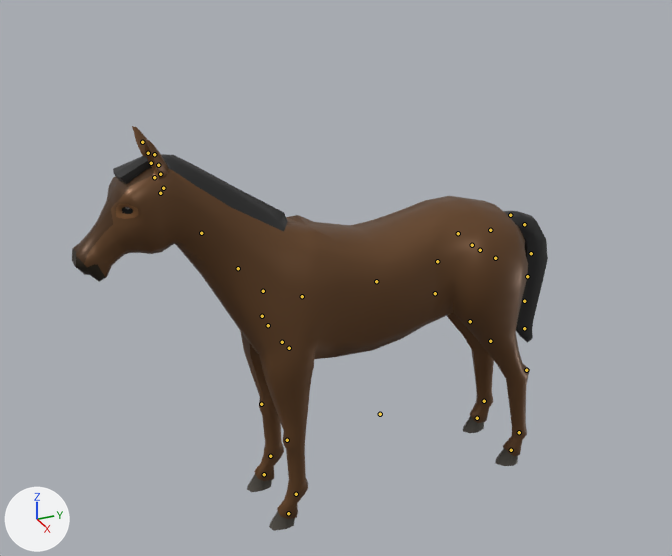
A saved change to the glTF model assets/models/fauna/quaternius/horse.glb.
Camera for both pictures: a 50 mm camera at (8.77, -4.56, 7.27) aimed at (-0.19, -0.52, 2.8). Arrows for +X, +Y and +Z are at lower left; the lights stay in place. The older version comes first. The bones that change, and the others that lie on the model, are drawn over the model as lines.

Objects in the first picture: 'Horse'.
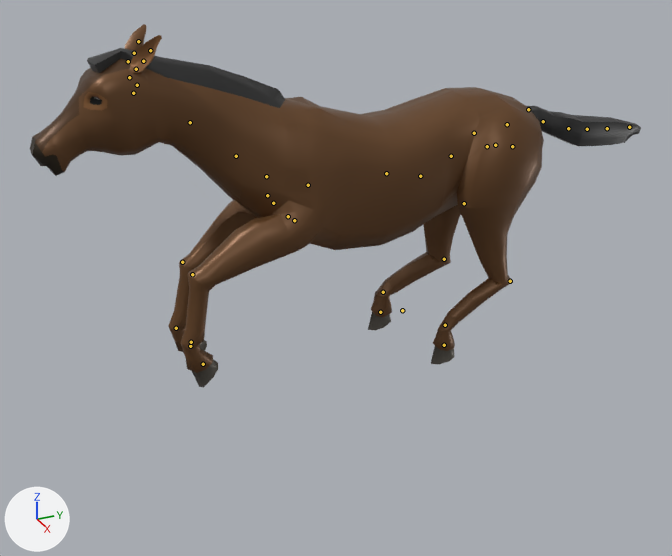
The newer file adds an action. The first version stands in its rest pose; the second is drawn at frame 18 of the action 'Gallop_Jump'.

Pixel boxes (x1, y1, x2, y2) of what changed, in the pictures (672 x 556 px):
'Horse', posed (28% wider, 10% shorter)
    before: (72, 126, 548, 531)
    after: (30, 24, 641, 388)
bone 'Body', root to tip
    before: (380, 414) to (380, 412)
    after: (402, 310) to (402, 308)
bone 'Back', root to tip
    before: (490, 230) to (490, 230)
    after: (507, 124) to (506, 125)
bone 'Neck1', root to tip
    before: (263, 291) to (262, 291)
    after: (266, 176) to (266, 176)
bone 'Neck3', root to tip
    before: (201, 233) to (201, 232)
    after: (190, 122) to (189, 122)
bone 'Head', root to tip
    before: (160, 193) to (160, 193)
    after: (133, 93) to (133, 93)
bone 'Ear2.L', root to tip
    before: (160, 174) to (160, 173)
    after: (136, 69) to (136, 68)
bone 'Ear2.R', root to tip
    before: (151, 163) to (150, 162)
    after: (128, 61) to (128, 61)
bone 'FrontShoulder.L', root to tip
    before: (282, 342) to (282, 342)
    after: (288, 216) to (288, 216)
bone 'FrontUpperLeg.L', root to tip
    before: (289, 348) to (289, 349)
    after: (294, 220) to (293, 221)
bone 'FrontLowerLeg.L', root to tip
    before: (287, 440) to (287, 441)
    after: (192, 274) to (192, 276)
bone 'FrontShoulder.R', root to tip
    before: (268, 325) to (268, 325)
    after: (273, 203) to (273, 203)
bone 'FrontUpperLeg.R', root to tip
    before: (262, 316) to (262, 317)
    after: (267, 195) to (267, 196)
bone 'FrontLowerLeg.R', root to tip
    before: (261, 404) to (261, 405)
    after: (182, 262) to (182, 263)
bone 'BackShoulder.L', root to tip
    before: (480, 250) to (480, 250)
    after: (495, 145) to (496, 145)
bone 'BackLeg.L', root to tip
    before: (495, 258) to (495, 258)
    after: (512, 146) to (512, 147)
bone 'BackUpperLeg.L', root to tip
    before: (470, 321) to (470, 322)
    after: (464, 203) to (464, 204)
bone 'BackLowerLeg.L', root to tip
    before: (526, 370) to (526, 370)
    after: (510, 281) to (509, 281)
bone 'BackShoulder.R', root to tip
    before: (472, 245) to (471, 244)
    after: (487, 146) to (487, 146)
bone 'BackLeg.R', root to tip
    before: (458, 233) to (458, 234)
    after: (474, 133) to (473, 133)
bone 'BackUpperLeg.R', root to tip
    before: (435, 293) to (435, 294)
    after: (420, 176) to (421, 177)
bone 'BackLowerLeg.R', root to tip
    before: (490, 341) to (490, 342)
    after: (444, 259) to (443, 259)
bone 'Tail3', root to tip
    before: (524, 224) to (524, 225)
    after: (543, 121) to (543, 121)
bone 'Tail4', root to tip
    before: (531, 253) to (531, 253)
    after: (568, 128) to (569, 128)
bone 'Tail6', root to tip
    before: (524, 301) to (524, 301)
    after: (607, 128) to (607, 128)
bone 'Tail7', root to tip
    before: (524, 328) to (524, 329)
    after: (629, 127) to (629, 127)
bone 'IKBackLeg.L', root to tip
    before: (519, 432) to (518, 433)
    after: (445, 325) to (445, 326)
bone 'IKFrontLeg.L', root to tip
    before: (296, 494) to (295, 495)
    after: (190, 346) to (191, 347)
bone 'IKBackLeg.R', root to tip
    before: (484, 401) to (483, 402)
    after: (383, 292) to (383, 293)
bone 'IKFrontLeg.R', root to tip
    before: (270, 456) to (270, 457)
    after: (176, 328) to (176, 329)

The change in detail:
Bone 'Body' (bone_body) moves from (0.0, 0.0, 0.0) to (0.0, 0.0139, -0.0027).
Bone 'Body' (bone_body) turns from (0, 0, 0) to (0, -1, 0) degrees about its own x, y and z.
Bone 'Back' (bone_back) moves from (0.0, 0.0, 0.0) to (0.0, 0.0019, 0.0002).
Bone 'Neck1' (bone_neck1) turns from (0, 0, 0) to (-10, 0, 0) degrees about its own x, y and z.
Bone 'Neck3' (bone_neck3) turns from (0, 0, 0) to (-8, 0, 0) degrees about its own x, y and z.
Bone 'Head' (bone_head) turns from (0, 0, 0) to (27, 0, 0) degrees about its own x, y and z.
Bone 'Ear2.L' (bone_ear2_l) turns from (0, 0, 0) to (-2, 39, 43) degrees about its own x, y and z.
Bone 'Ear2.R' (bone_ear2_r) turns from (0, 0, 0) to (-1, -39, -43) degrees about its own x, y and z.
Bone 'FrontShoulder.L' (bone_frontshoulder_l) moves from (0.0, 0.0, 0.0) to (-0.0016, 0.0002, -0.0002).
Bone 'FrontUpperLeg.L' (bone_frontupperleg_l) turns from (0, 0, 0) to (-68, -1, -2) degrees about its own x, y and z.
Bone 'FrontLowerLeg.L' (bone_frontlowerleg_l) turns from (0, 0, 0) to (-55, 0, 0) degrees about its own x, y and z.
Bone 'FrontShoulder.R' (bone_frontshoulder_r) moves from (0.0, 0.0, 0.0) to (0.0016, 0.0002, -0.0002).
Bone 'FrontUpperLeg.R' (bone_frontupperleg_r) turns from (0, 0, 0) to (-56, -1, -2) degrees about its own x, y and z.
Bone 'FrontLowerLeg.R' (bone_frontlowerleg_r) turns from (0, 0, 0) to (-39, 0, 0) degrees about its own x, y and z.
Bone 'BackShoulder.L' (bone_backshoulder_l) turns from (0, 0, 0) to (-1, -23, 8) degrees about its own x, y and z.
Bone 'BackLeg.L' (bone_backleg_l) turns from (0, 0, 0) to (-1, -2, 4) degrees about its own x, y and z.
Bone 'BackUpperLeg.L' (bone_backupperleg_l) turns from (0, 0, 0) to (11, 2, 3) degrees about its own x, y and z.
Bone 'BackLowerLeg.L' (bone_backlowerleg_l) turns from (0, 0, 0) to (48, 0, -1) degrees about its own x, y and z.
Bone 'BackShoulder.R' (bone_backshoulder_r) moves from (0.0, 0.0, 0.0) to (-0.0007, -0.0001, 0.0).
Bone 'BackShoulder.R' (bone_backshoulder_r) turns from (0, 0, 0) to (-2, 36, -10) degrees about its own x, y and z.
Bone 'BackLeg.R' (bone_backleg_r) turns from (0, 0, 0) to (-1, 2, -4) degrees about its own x, y and z.
Bone 'BackUpperLeg.R' (bone_backupperleg_r) turns from (0, 0, 0) to (11, -2, -3) degrees about its own x, y and z.
Bone 'BackLowerLeg.R' (bone_backlowerleg_r) turns from (0, 0, 0) to (48, 0, 2) degrees about its own x, y and z.
Bone 'Tail3' (bone_tail3) turns from (0, 0, 0) to (52, -4, 2) degrees about its own x, y and z.
Bone 'Tail4' (bone_tail4) turns from (0, 0, 0) to (32, 0, 4) degrees about its own x, y and z.
Bone 'Tail6' (bone_tail6) turns from (0, 0, 0) to (-6, 0, 0) degrees about its own x, y and z.
Bone 'Tail7' (bone_tail7) turns from (0, 0, 0) to (-36, 0, 1) degrees about its own x, y and z.
Bone 'IKBackLeg.L' (bone_ikbackleg_l) moves from (0.0, 0.0, 0.0) to (0.0, -0.0126, -0.018).
Bone 'IKBackLeg.L' (bone_ikbackleg_l) turns from (0, 0, 0) to (21, 0, 0) degrees about its own x, y and z.
Bone 'IKFrontLeg.L' (bone_ikfrontleg_l) moves from (0.0, 0.0, 0.0) to (0.0, -0.0167, -0.0188).
Bone 'IKFrontLeg.L' (bone_ikfrontleg_l) turns from (0, 0, 0) to (49, 0, 0) degrees about its own x, y and z.
Bone 'IKBackLeg.R' (bone_ikbackleg_r) moves from (0.0, 0.0, 0.0) to (0.0, -0.0125, -0.0222).
Bone 'IKBackLeg.R' (bone_ikbackleg_r) turns from (0, 0, 0) to (16, 0, 0) degrees about its own x, y and z.
Bone 'IKFrontLeg.R' (bone_ikfrontleg_r) moves from (0.0, 0.0, 0.0) to (0.0, -0.015, -0.0174).
Bone 'IKFrontLeg.R' (bone_ikfrontleg_r) turns from (0, 0, 0) to (59, 0, 0) degrees about its own x, y and z.
